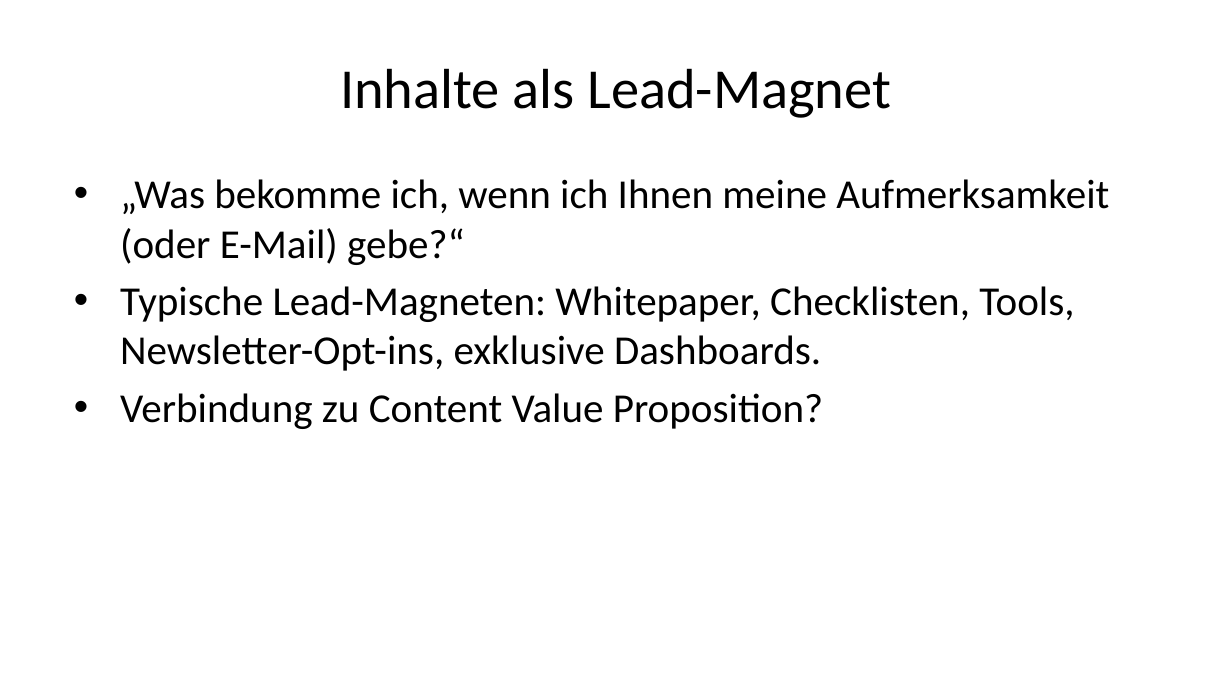
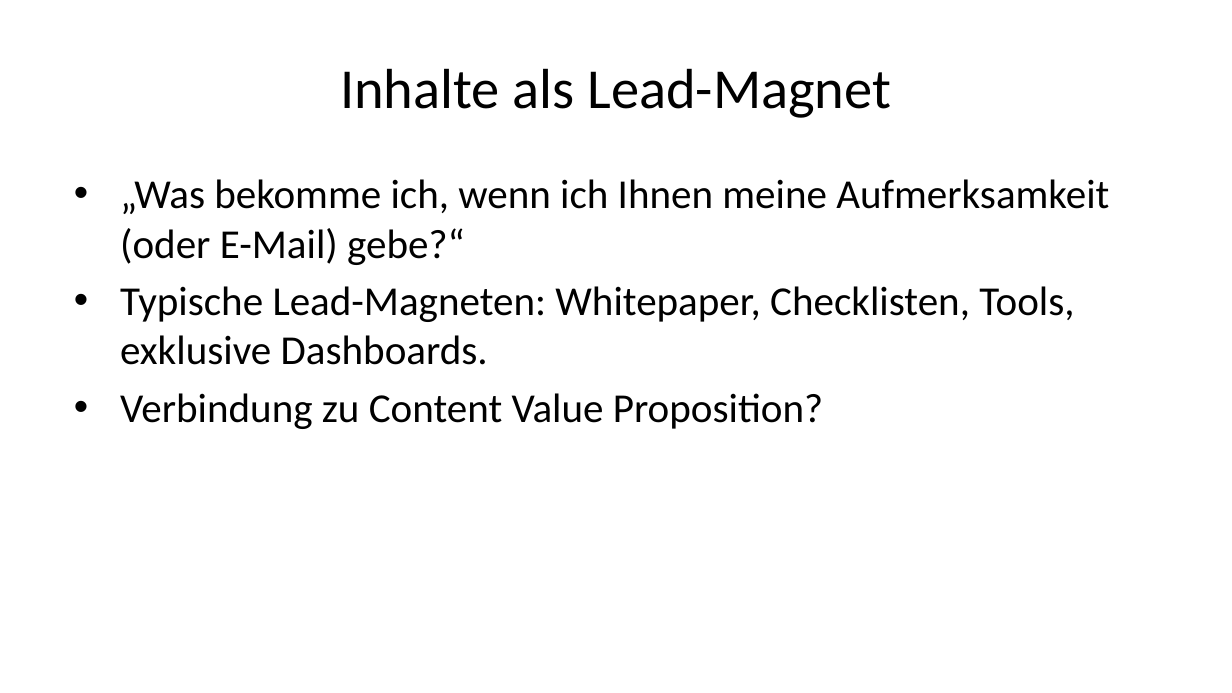
Before and after one commit to daswesen/digitale-inhalte, a slide deck: slide 53 of gdi.pptx. Drawn at 1232x693 pixels with LibreOffice and Linux fonts; fonts in the diff are those of the drawing. Boxes give left, top, right and bottom in pixels: in the first picture for what was removed or moved away, otherwise in the second. Text is boxed around its words. In the diff, an @@ line names an element or a change of style, - is before the commit and + after.

```diff
--- a/gdi.pptx
+++ b/gdi.pptx
@@ text at (120,286,1074,365): text changed @@
-• Typische Lead-Magneten: Whitepaper, Checklisten, Tools, Newsletter-Opt-ins, exklusive Dashboards.
+• Typische Lead-Magneten: Whitepaper, Checklisten, Tools, exklusive Dashboards.
```
Also in this commit, not shown: 1 other slide changed, 1 slide added, 1 other file.
